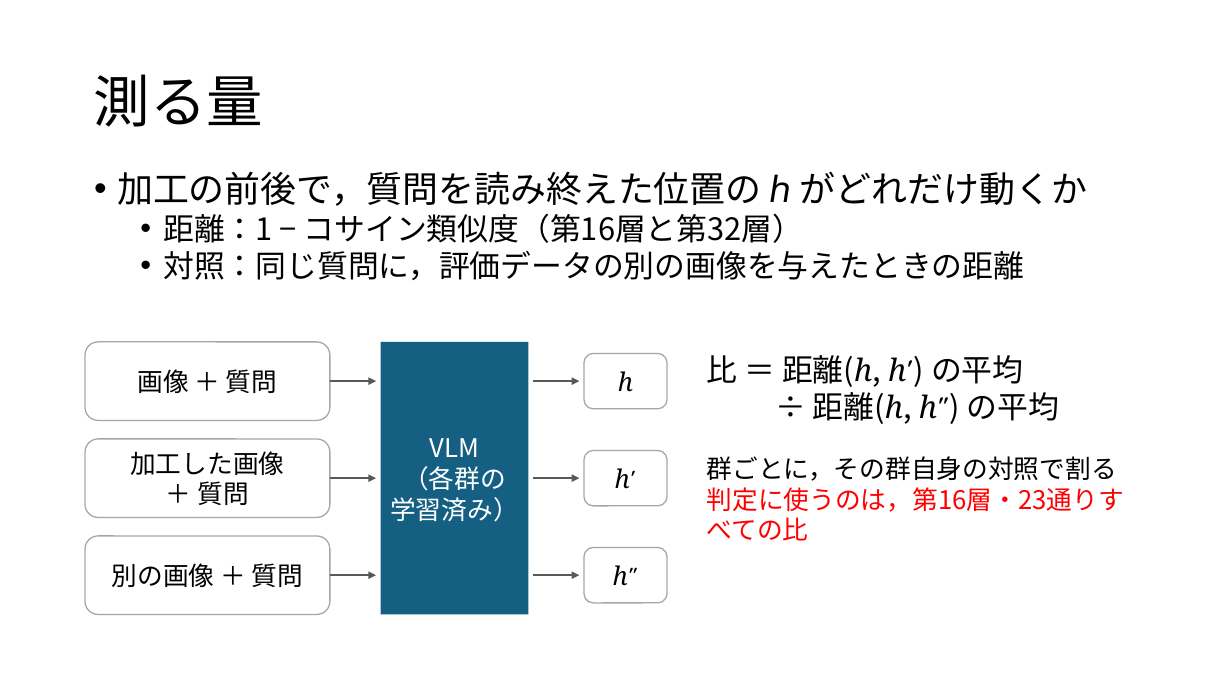
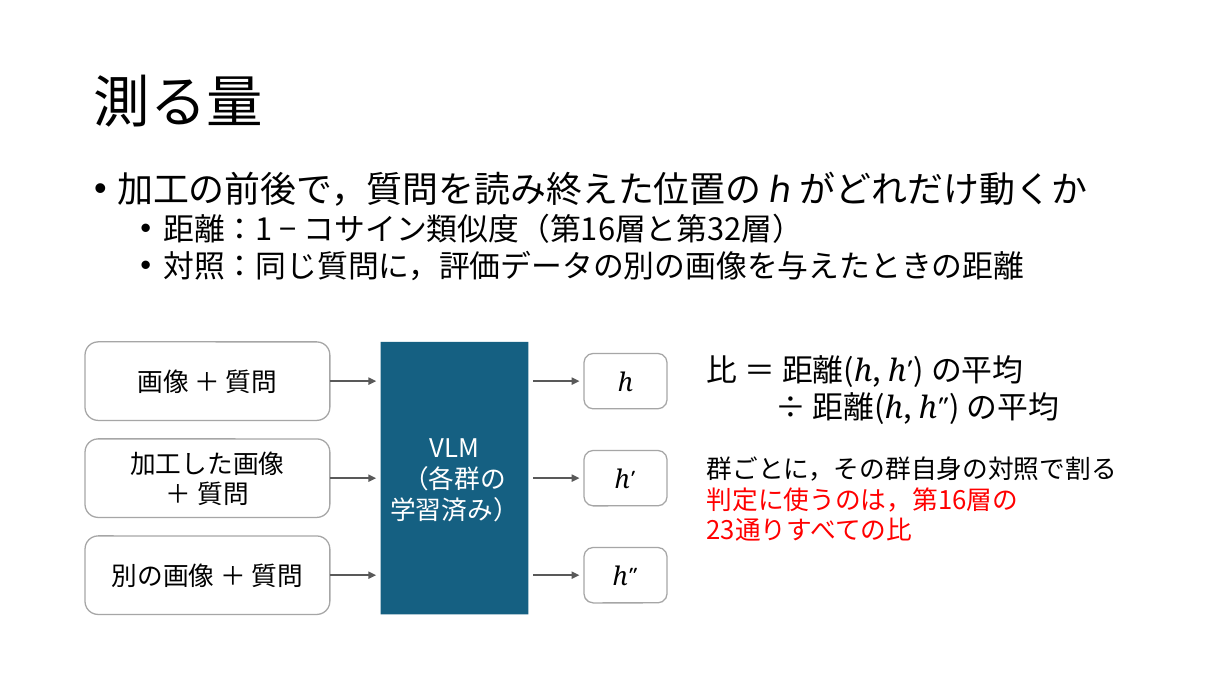
Before and after one commit to tomoking2004/cotar, a slide deck: slide 7 of presentations/20261030_進捗報告.pptx. Drawn at 1232x693 pixels with LibreOffice and Linux fonts; fonts in the diff are those of the drawing. Boxes give left, top, right and bottom in pixels: in the first picture for what was removed or moved away, otherwise in the second. Text is boxed around its words. In the diff, an @@ line names an element or a change of style, - is before the commit and + after.

```diff
--- a/presentations/20261030_進捗報告.pptx
+++ b/presentations/20261030_進捗報告.pptx
@@ text at (707,487,1018,541): text changed @@
-判定に使うのは，第16層・23通りすべての比
+判定に使うのは，第16層の
+23通りすべての比
```
Also in this commit, not shown: 5 other slides changed, 1 other file.
